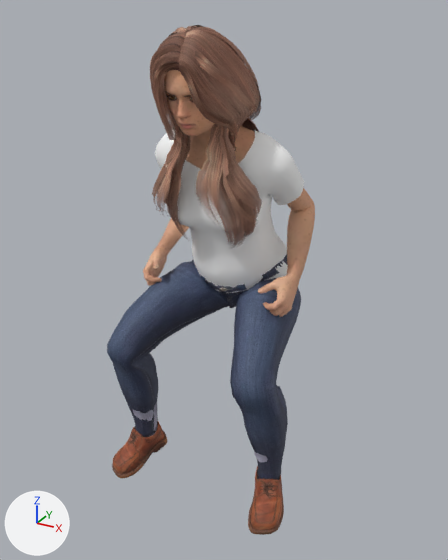
The glTF model assets/personaggi/realistici/sella/donna-05.glb, before and after one commit.
Before and after are seen from a camera (50 mm lens) standing at (0.776, -1.546, 1.32) and looking at (0.013, -0.157, 0.626). Lighting does not change. The marker at lower left points along +X, +Y and +Z. The first picture is the older version. Vertices at exactly the same position are counted once.

The older version as bpy lines, for what is in view:
```python
ob_human = bpy.data.objects.new('Human', me_base_009)
ob_human.location = (0.0, 0.0, -0.234)
ob_human_elvs_daisy_hair = bpy.data.objects.new('Human.elvs_daisy_hair', me_elvs_daisyhair1)
ob_human_elvs_daisy_hair.location = (0.0, 0.0, -0.234)
ob_human_joepal_crude_t_shirt_female = bpy.data.objects.new('Human.joepal_crude_t-shirt_female', me_crudefemaletshirt)
ob_human_joepal_crude_t_shirt_female.location = (0.0, 0.0, -0.234)
ob_human_punkduck_female_tight_jeans = bpy.data.objects.new('Human.punkduck_female_tight_jeans', me_tightjeans)
ob_human_punkduck_female_tight_jeans.location = (0.0, 0.0, -0.234)
# also in view: 'Human.shoes01' at (0.0, -0.288, 0.118)
```
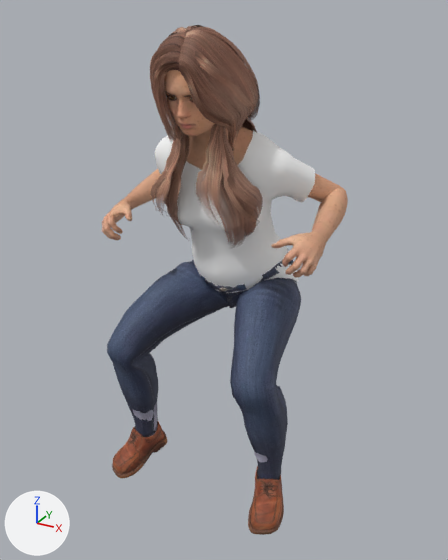
Pixel boxes (x1, y1, x2, y2) of what changed, in the pictures (448 x 560 px; the box of a moved part takes in the faces that stretch with it):
'Human.elvs_daisy_hair', reshaped: before (150, 25, 262, 247); after (150, 25, 263, 247)
'Human.joepal_crude_t-shirt_female', reshaped (7% wider): before (155, 130, 304, 293); after (155, 130, 315, 293)
'Human', reshaped (43% wider, 16% shorter): before (143, 70, 315, 317); after (102, 70, 348, 278)
part 1 of me_base_009, moved or reshaped: before (143, 128, 315, 317); after (102, 129, 348, 278)
part 2 of me_elvs_daisyhair1, moved or reshaped: before (152, 74, 262, 236); after (150, 74, 263, 236)
part 3 of me_crudefemaletshirt, moved or reshaped: before (155, 130, 304, 229); after (155, 130, 315, 229)

The change in detail:
me_base_009 is used by ob_human; location (0.0, 0.0, -0.234).
me_base_009 had 8570 vertices, 17008 faces and spanned x -0.227..0.227, y -0.349..0.05, z 0.807..1.497.
me_base_009 now has 8570 vertices, 17008 faces and spans x -0.317..0.317, y -0.349..0.041, z 0.821..1.497.
me_base_009 part 1: 4196 of 8570 vertices moved; they spanned x -0.227..0.227, y -0.241..0.05, z 0.807..1.289 and now span x -0.317..0.317, y -0.301..0.041, z 0.962..1.288; mean shift (0.0, -0.059, 0.135); largest move (-0.21, -0.174, 0.809) -> (-0.31, -0.269, 0.981).
me_elvs_daisyhair1 is used by ob_human_elvs_daisy_hair; location (0.0, 0.0, -0.234).
me_elvs_daisyhair1 had 4935 vertices, 6639 faces and spanned x -0.159..0.14, y -0.365..0.035, z 0.97..1.519.
me_elvs_daisyhair1 now has 4935 vertices, 6639 faces and spans x -0.163..0.146, y -0.365..0.035, z 0.97..1.519.
me_elvs_daisyhair1 part 2: 1994 of 4935 vertices moved; they spanned x -0.159..0.14, y -0.289..0.015, z 1.02..1.407 and now span x -0.163..0.146, y -0.288..0.016, z 1.019..1.407; mean shift (-0.002, 0.001, -0.004); largest move (-0.087, -0.202, 1.313) -> (-0.102, -0.198, 1.296).
me_crudefemaletshirt is used by ob_human_joepal_crude_t_shirt_female; location (0.0, 0.0, -0.234).
me_crudefemaletshirt had 1095 vertices, 2068 faces and spanned x -0.202..0.202, y -0.235..0.08, z 0.802..1.277.
me_crudefemaletshirt now has 1095 vertices, 2068 faces and spans x -0.24..0.24, y -0.235..0.08, z 0.802..1.276.
me_crudefemaletshirt part 3: 480 of 1095 vertices moved; they spanned x -0.202..0.202, y -0.221..-0.042, z 1.047..1.277 and now span x -0.24..0.24, y -0.221..-0.039, z 1.046..1.276; mean shift (0.0, 0.001, 0.002); largest move (-0.14, -0.092, 1.078) -> (-0.205, -0.088, 1.092).
